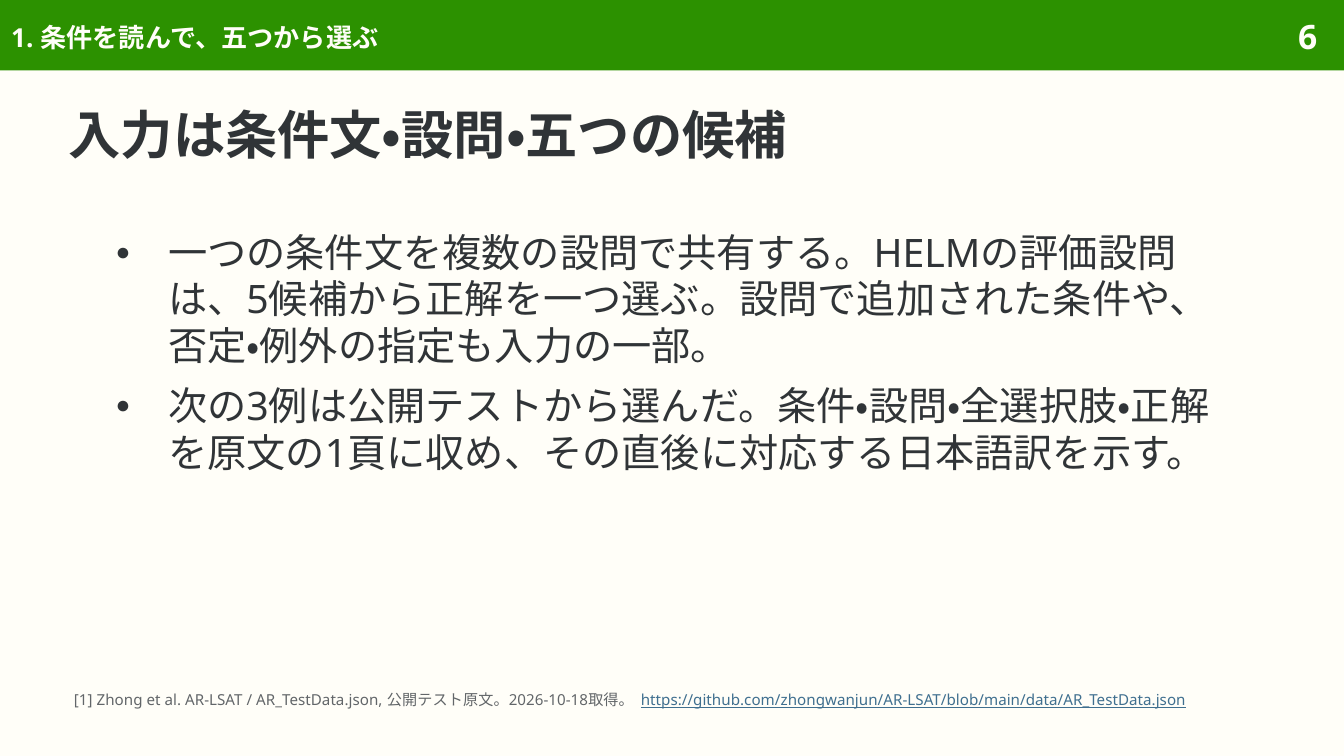
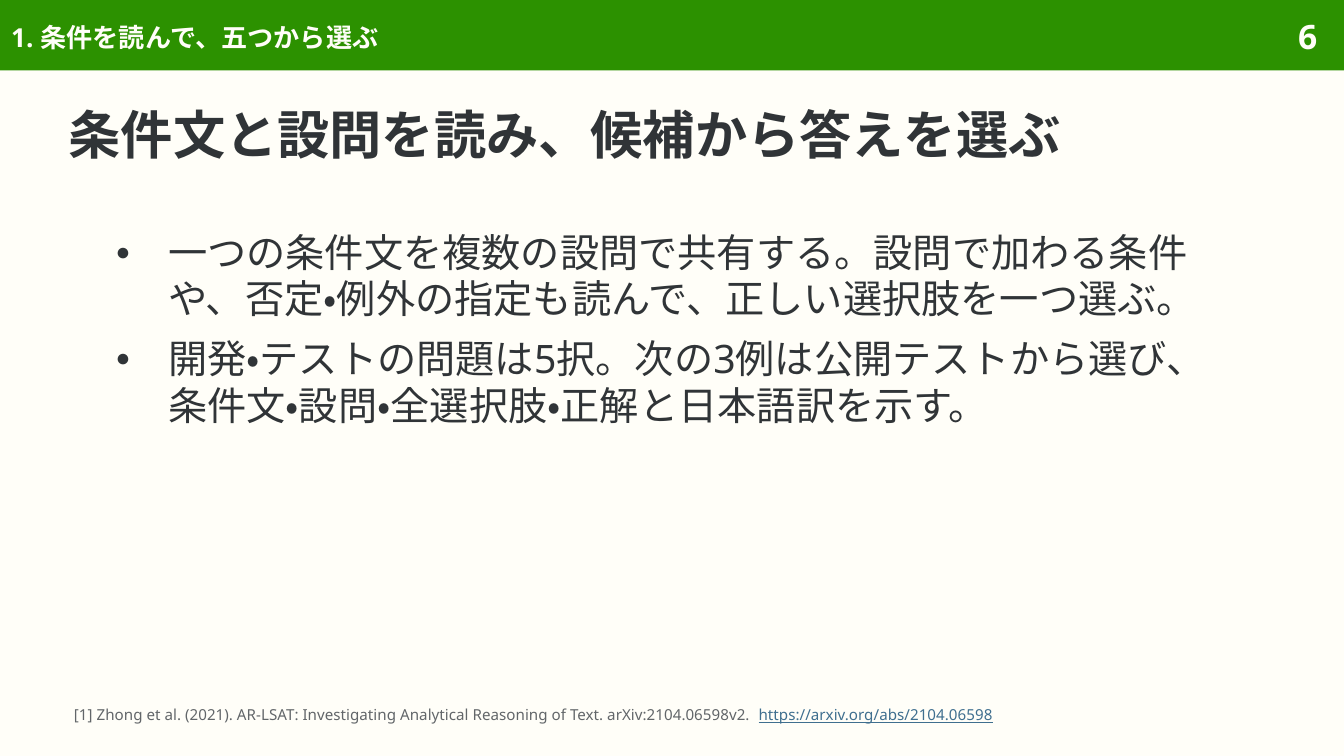
Before and after one commit to sasakiy84/datasets-in-10-minutes, a slide deck: slide 6 of slides/datasets-in-10-minutes-lsat.pptx. Drawn at 1344x756 pixels with LibreOffice and Linux fonts; fonts in the diff are those of the drawing. Boxes give left, top, right and bottom in pixels: in the first picture for what was removed or moved away, otherwise in the second. Text is boxed around its words. In the diff, an @@ line names an element or a change of style, - is before the commit and + after.

Commit message:
Center AR-LSAT on analytical reasoning and original dataset evaluation

```diff
--- a/slides/datasets-in-10-minutes-lsat.pptx
+++ b/slides/datasets-in-10-minutes-lsat.pptx
@@ title at box(69, 109, 1061, 159): text changed @@
-入力は条件文・設問・五つの候補
+条件文と設問を読み、候補から答えを選ぶ
@@ text at box(168, 234, 1206, 423): text changed @@
-● 一つの条件文を複数の設問で共有する。HELMの評価設問は、5候補から正解を一つ選ぶ。設問で追加された条件や、否定・例外の指定も入力の一部。
-● 次の3例は公開テストから選んだ。条件・設問・全選択肢・正解を原文の1頁に収め、その直後に対応する日本語訳を示す。
+● 一つの条件文を複数の設問で共有する。設問で加わる条件や、否定・例外の指定も読んで、正しい選択肢を一つ選ぶ。
+● 開発・テストの問題は5択。次の3例は公開テストから選び、条件文・設問・全選択肢・正解と日本語訳を示す。
@@ text at box(74, 708, 993, 724): text changed; text colour #3F6F8F to #626669 @@
-[1] Zhong et al. AR-LSAT / AR_TestData.json, 公開テスト原文。2026-10-18取得。 https://github.com/zhongwanjun/AR-LSAT/blob/main/data/AR_TestData.json
+[1] Zhong et al. (2021). AR-LSAT: Investigating Analytical Reasoning of Text. arXiv:2104.06598v2. https://arxiv.org/abs/2104.06598
```
Also in this commit, not shown: 47 other slides changed, 2 slides added, 11 slides removed, 44 other files.
